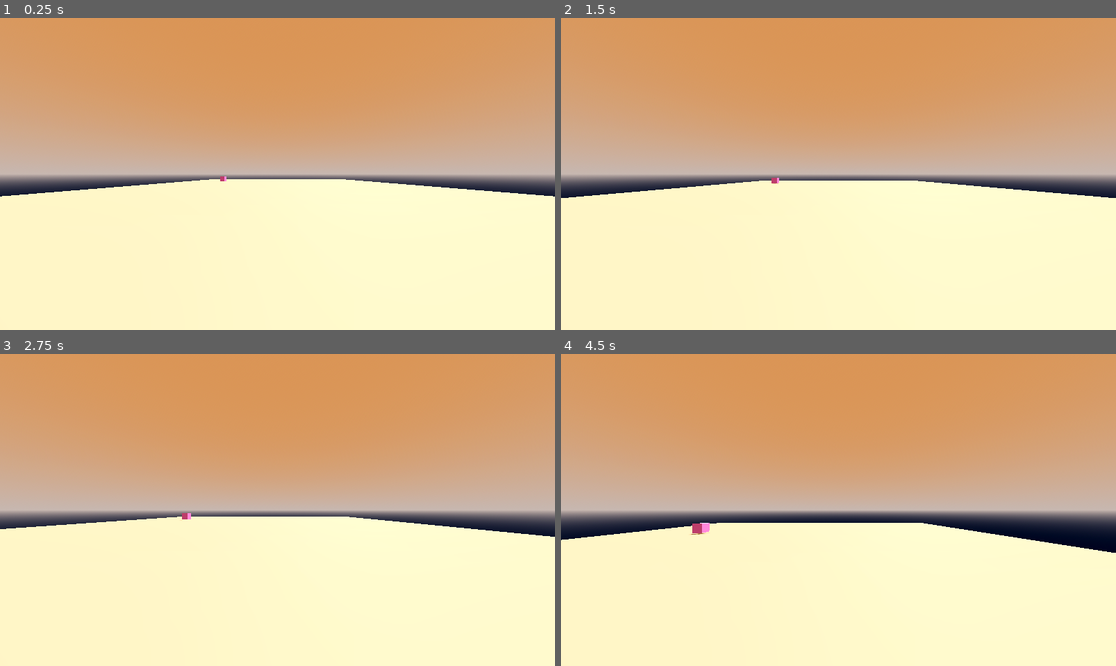
Above: before the commit, frames 1-4 (two rows, left to right).
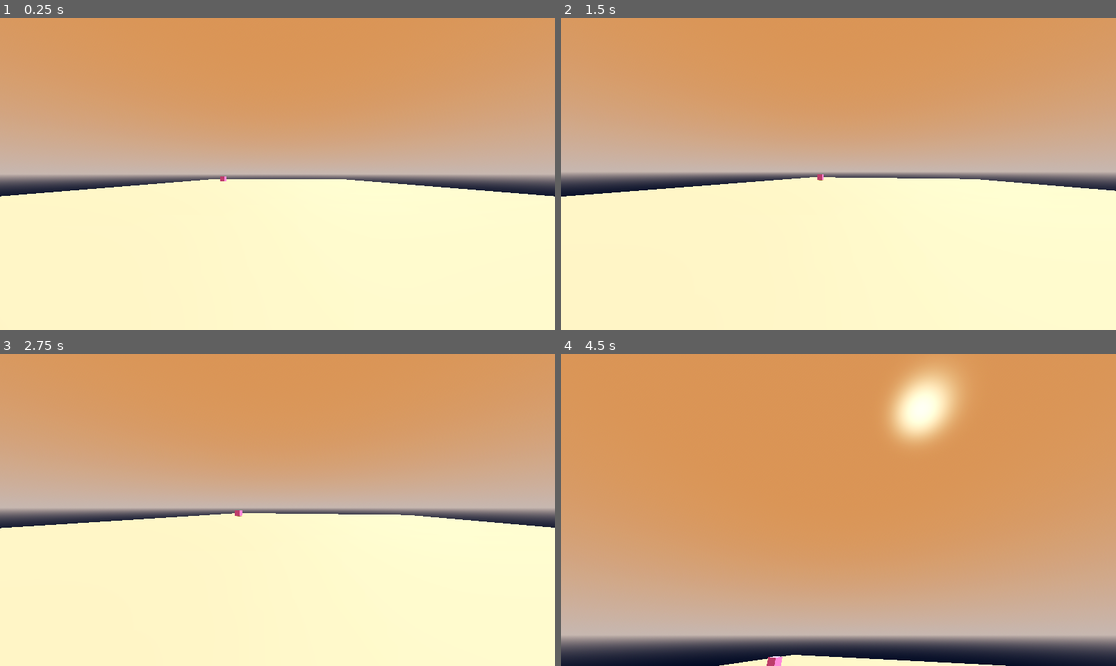
Above: after the commit, the same moments.

Repository: Slippery-Marker/TMTV_SJ2025
Game: Godot game, scene res://Scenes/Levels/test.tscn
Same seed, same stepped clock (60 frames per second), same inputs: the game is played once before the commit and once after it. The project has no main scene, so this scene is started directly.
Inputs (mouse positions are in pixels of both pictures, inside the frame that each line leads up to):
- Up to frame 1 (0.25 s): no input
- Up to frame 2 (1.5 s): move the mouse to (866, 174) at 0.52 s; hold W (mforward) from 0.53 s (still down); tap Space (jump) at 0.6, 0.77, 1.07 s; move the mouse to (810, 174) at 1.27 s; tap Middle mouse button (act3) at 1.35 s
- Up to frame 3 (2.75 s): tap Space (jump) at 1.52, 1.55, 1.82, 2.1 s; move the mouse to (333, 441) at 2.02 s; release W (mforward) at 2.03 s; hold D (mrightward) from 2.03 s (still down)
- Up to frame 4 (4.5 s): move the mouse to (810, 572) at 2.77 s; release D (mrightward) at 2.78 s; hold W (mforward) from 2.78 s (still down); tap Middle mouse button (act3) at 2.85, 4.35 s; tap Space (jump) at 3.02, 3.05, 3.32, 3.6, 3.77, 4.07 s; move the mouse to (877, 513) at 3.52 s; move the mouse to (794, 506) at 4.27 s

The runs differ from the first frame. In frame 1, less than 0.1% of the frame differs, in the area x 0-100%, y 51-58%; in frame 2, 3.3%; in frame 3, 3.4%; in frame 4, 72%, in the area x 0-100%, y 3-100%.

Commit message:
full mouse influence on movement solution
also renamed some things here and there, changed gravity to 10m/s

Diff:
--- a/Scenes/Levels/test.tscn
+++ b/Scenes/Levels/test.tscn
@@ -38,6 +38,7 @@
 
 [node name="PlayerController" parent="." instance=ExtResource("1_cmgem")]
 transform = Transform3D(1, 0, 0, 0, 1, 0, 0, 0, 1, 0, 0.41574514, 21.194271)
+mouse_sensitivity = 0.3
 
 [node name="TestObject" type="CSGBox3D" parent="."]
 transform = Transform3D(1, 0, 0, 0, 0.9999945, 0.0033161195, 0, -0.0033161195, 0.9999945, -11.70214, 0.6882864, -12.841734)
--- a/programs/player_brain.gd
+++ b/programs/player_brain.gd
@@ -2,31 +2,36 @@
 extends CharacterBody3D
 var movement: player_movement
 var mmouse:player_movement_mouse_influence
-# NOTE?: i got modular gdscript files in my directory i'm instancing my code for better performance right now i'm improving my coding skills. i'm a object oriented programming programmer man i'm a performance valuing developer for real.
-# NOTE: the _ready function here is just instancing and doing getter setter things for other files to work. even though all the code i've written for the first 2 Instances are something that will always run when the player is active so it might seem pointless at first.
+#NOTE: Changable Settings
+@export var camera_rotation_up:=deg_to_rad(+85)
+@export var camera_rotation_down:=deg_to_rad(-85)
+@export var mouse_sensitivity:float=(1)
 func _ready() -> void:
 	Input.mouse_mode=Input.MOUSE_MODE_CAPTURED
 	movement = player_movement.new()
 	mmouse=player_movement_mouse_influence.new()
 	movement.set_character_node(self)
 	mmouse.set_camera_player_node(%CameraController,self)
+	mmouse.set_rotation_limit(camera_rotation_up,camera_rotation_down)
+	mmouse.set_mouse_sensitivity(mouse_sensitivity)
+func _process(delta: float) -> void:
+		mmouse.update_camera(delta)
 func _physics_process(delta: float) -> void:
 	movement.handle_movement(delta)
-# NOTE: NEVER USE _process for anything realtime like movement. harsh lesson learned.
-func _process(delta: float) -> void:
-	pass
-# NOTE: if you have a modular code that needs to run ONLY when _input(event) is called, you cannot call the _input function from the other file in your main file, instead code your logic in a normal ass func and then call it here with a if, this is my rookie advice. god this modulization is killing me (i did this to myself).
 func _input(event):
+	#NOTE: Closes game with ESC.
 	if event.is_action_pressed("exit"):
 		get_tree().quit()
 #NOTE: i will clean this up later (logic needs to be in seperate file)
-	#NOTE: Mouse capture Toggle (middle mouse OR tab key)
+	#NOTE: Mouse capture Toggle (middle mouse OR tab key OR even L key)
 	if event.is_action_pressed("act3"):
 		if Input.mouse_mode == Input.MOUSE_MODE_CAPTURED:
 			Input.mouse_mode = Input.MOUSE_MODE_VISIBLE
 		elif Input.mouse_mode == Input.MOUSE_MODE_VISIBLE:
 			Input.mouse_mode = Input.MOUSE_MODE_CAPTURED
-	#NOTE: when to move camera (if mouse capture == true and if mouse moving)
-	if Input.mouse_mode == Input.MOUSE_MODE_CAPTURED:
-		if InputEventMouseMotion:
-			mmouse.update_camera()
+	if Input.mouse_mode == Input.MOUSE_MODE_CAPTURED && event is InputEventMouseMotion:
+		mmouse.mouse_update(event)
+# NOTE?: i got modular gdscript files in my directory i'm instancing my code for better performance right now i'm improving my coding skills. i'm a object oriented programming programmer man i'm a performance valuing developer for real.
+# NOTE: the _ready function here is just instancing and doing getter setter things for other files to work. even though all the code i've written for the first 2 Instances are something that will always run when the player is active so it might seem pointless at first.
+# NOTE: NEVER USE _process for anything realtime like movement. harsh lesson learned.
+# NOTE: if you have a modular code that needs to run ONLY when _input(event) is called, you cannot call the _input function from the other file in your main file, instead code your logic in a normal ass func and then call it here with a if, this is my rookie advice. god this modulization is killing me (i did this to myself).
--- a/programs/player_movement.gd
+++ b/programs/player_movement.gd
@@ -3,30 +3,26 @@
 extends RefCounted
 const SPEED = 5.0
 const JUMP_VELOCITY = 4.5
-var character: CharacterBody3D
-#var mouse:player_movement_mouseinfluence
-func _ready()->void:
-	pass
-#	mouse=player_movement_mouseinfluence.new()
+var _player: CharacterBody3D
+# PlayerController's self Getter Setter within player_brain.gd
 func set_character_node(node: CharacterBody3D) -> void:
-	# PlayerController's self Getter Setter within player_brain.gd
-	character = node
+	_player = node
 # NOTE: making custom functions is always better than using default ones.
 func handle_movement(delta: float) -> void:
 	# Get the full gravity vector from the CharacterBody3D node
-	var gravity: Vector3 = character.get_gravity()
+	var gravity: Vector3 = _player.get_gravity()
 	# Apply gravity only to the Y component of velocity
-	if not character.is_on_floor():
-		character.velocity.y += gravity.y * delta
-	if Input.is_action_just_pressed("jump") and character.is_on_floor():
-		character.velocity.y = JUMP_VELOCITY
+	if not _player.is_on_floor():
+		_player.velocity.y += gravity.y * delta
+	if Input.is_action_just_pressed("jump") and _player.is_on_floor():
+		_player.velocity.y = JUMP_VELOCITY
 	var input_dir := Input.get_vector("mleftward", "mrightward", "mforward", "mbackward")
-	var direction := (character.transform.basis * Vector3(input_dir.x, 0, input_dir.y)).normalized()
+	var direction := (_player.transform.basis * Vector3(input_dir.x, 0, input_dir.y)).normalized()
 	if direction:
-		character.velocity.x = direction.x * SPEED
-		character.velocity.z = direction.z * SPEED
+		_player.velocity.x = direction.x * SPEED
+		_player.velocity.z = direction.z * SPEED
 	else:
-		character.velocity.x = move_toward(character.velocity.x, 0, SPEED)
-		character.velocity.z = move_toward(character.velocity.z, 0, SPEED)
-	character.move_and_slide()
+		_player.velocity.x = move_toward(_player.velocity.x, 0, SPEED)
+		_player.velocity.z = move_toward(_player.velocity.z, 0, SPEED)
+	_player.move_and_slide()
 #NOTE: the code is built for pc only using the template provided by godot and tweeked here and there with the help of google gemini (tweak only (base code is human written)) for modular programming (OOP)
--- a/programs/player_movement_mouse_influence.gd
+++ b/programs/player_movement_mouse_influence.gd
@@ -1,9 +1,42 @@
 class_name player_movement_mouse_influence
-extends RefCounted
+extends Node3D
+#self explainatory Node Variables
 var _camera:Node3D
 var _player:CharacterBody3D
+#math variables
+var _rotation:float=0.0
+var _tilt:float=0.0
+var _rotation_limit_up:float
+var _rotation_limit_down:float
+var _mouse_sensitivity:float
+var _mouse_rotation:Vector3
+var _player_rotation:Vector3
+var _camera_rotation:Vector3
+#Address to Node Setter
 func set_camera_player_node(node:Node3D,node2:CharacterBody3D):
 	_camera=node
 	_player=node2
-func update_camera():
-	pass
+#Limit Setter
+func set_rotation_limit(limup:float,limdown:float):
+	_rotation_limit_up=limup
+	_rotation_limit_down=limdown
+#Sensitivity Setter
+func  set_mouse_sensitivity(sens:float):
+	_mouse_sensitivity=sens
+#Logic
+func mouse_update(event:InputEvent):
+	var _mouse:InputEvent=event as InputEventMouseMotion
+	_rotation=_mouse.relative.x*_mouse_sensitivity
+	_tilt=_mouse.relative.y*_mouse_sensitivity
+func update_camera(delta:float):
+	_mouse_rotation.x-=_tilt*delta
+	_mouse_rotation.x=clamp(_mouse_rotation.x,_rotation_limit_down,_rotation_limit_up)
+	_mouse_rotation.y-=_rotation*delta
+	_player_rotation=Vector3(0,_mouse_rotation.y,0)
+	_camera_rotation=Vector3(_mouse_rotation.x,0,0)
+	_camera.transform.basis=Basis.from_euler(_camera_rotation)
+	_player.basis=Basis.from_euler(_player_rotation)
+	_camera.rotation.z=0
+	_rotation=0
+	_tilt=0
+#NOTE: this one code nearly had me punch something, following the tutorials is one thing, understanding the code and turning it into a modular logic like this one is another. for context go and watch StayAtHomeDev's tutorial on FPS controller, i followed that and i had to tweak the code a little bit too much, my brain hurts. thanks google gemini.
--- a/project.godot
+++ b/project.godot
@@ -79,8 +79,13 @@
 "deadzone": 0.2,
 "events": [Object(InputEventMouseButton,"resource_local_to_scene":false,"resource_name":"","device":-1,"window_id":0,"a …(258 unchanged characters)…
 , Object(InputEventKey,"resource_local_to_scene":false,"resource_name":"","device":-1,"window_id":0,"alt_pressed":false …(186 unchanged characters)…
+, Object(InputEventKey,"resource_local_to_scene":false,"resource_name":"","device":-1,"window_id":0,"alt_pressed":false,"shift_pressed":false,"ctrl_pressed":false,"meta_pressed":false,"pressed":false,"keycode":0,"physical_keycode":76,"key_label":0,"unicode":1605,"location":0,"echo":false,"script":null)
 ]
 }
+
+[physics]
+
+3d/default_gravity=10.0
 
 [rendering]
 
